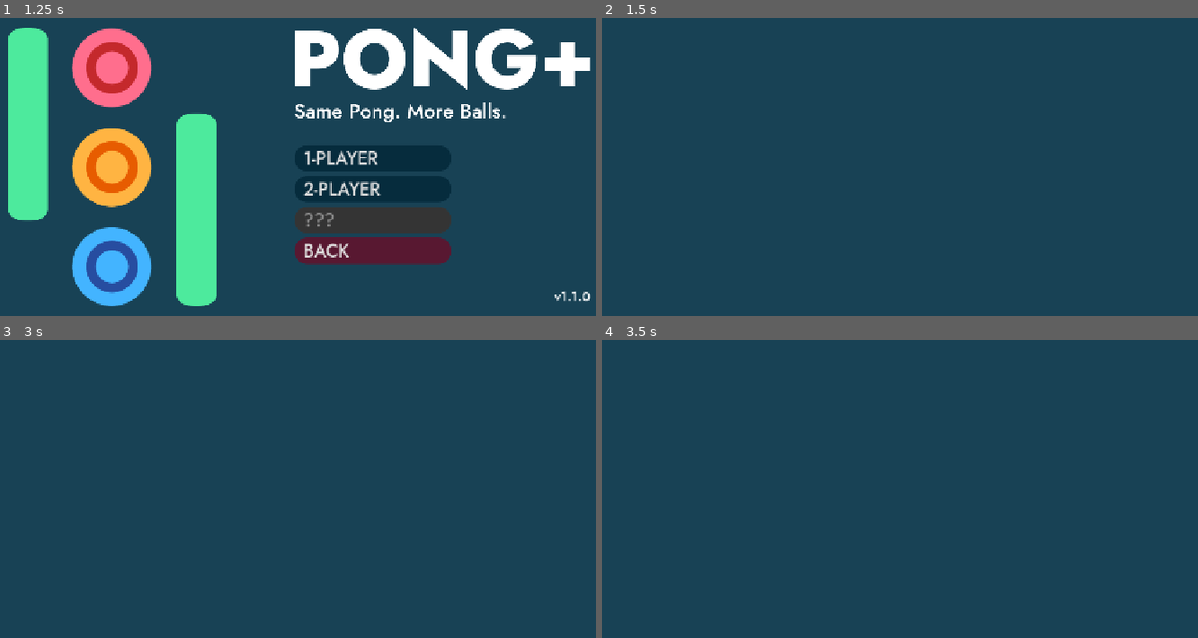
Above: before the commit, frames 1-4 (two rows, left to right).
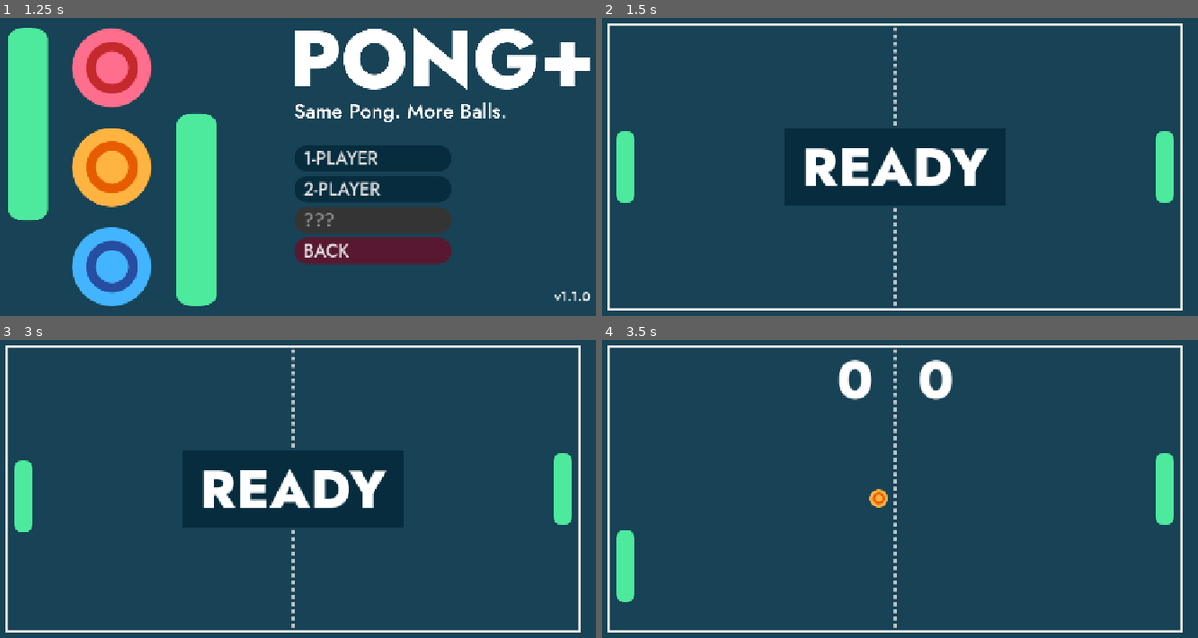
Above: after the commit, the same moments.

Repository: cf-Le3/pong-plus
Game: Godot game, scene res://main/main.tscn
Two runs of this game, one before a commit and one after it. Both use one fixed random seed, a clock stepped at 60 frames per second and the inputs below.
Inputs:
- Up to frame 1 (1.25 s): click "PLAY" at 0.5 s
- Up to frame 2 (1.5 s): click "1-PLAYER" at 1.25 s
- Up to frame 3 (3 s): tap Enter at 2 s; hold Right (ui_right) 2.03-2.78 s; hold Down (down_player2) 2.03-2.78 s; tap Space at 2.75 s; hold S (down_player1) from 2.78 s (still down); tap Down (down_player2) at 2.85 s
- Up to frame 4 (3.5 s): keep holding S (down_player1)

Frame 1 is identical in both runs. In frame 2, 6.7% of the frame differs, in the area x 0-98%, y 1-99%; in frame 3, 6.7%; in frame 4, 5.6%.
Error before the commit: Parse Error: Identifier "_on_game_ended" not declared in the current scope. (res://gameplay/session/session.gd:27)

Commit message:
Implement logic for Session scene buttons

Diff:
--- a/Pong Plus/gameplay/session/session.gd
+++ b/Pong Plus/gameplay/session/session.gd
@@ -50,12 +50,29 @@
 			get_tree().paused = false
 			_show_pause(false)
 
+func _on_resume_button_pressed() -> void:
+	get_tree().paused = false
+	_show_pause(false)
 
 func _show_pause(status: bool) -> void:
 	$%LabelContainer.visible = status
 	if $%LabelContainer.visible:
 		$%Label.text = TEXT_PAUSED
 	$%ButtonContainer.visible = status
+
+func _on_game_ended(player_1_won) -> void:
+	_show_end(true, player_1_won)
+	_can_pause = false
+	$EndGameSound.play()
+
+func _on_restart_button_pressed() -> void:
+	if get_tree().paused:
+		get_tree().paused = false
+		_show_pause(false)
+	else:
+		_show_end(false)
+	_game.queue_free()
+	_start_game()
 
 func _show_end(status: bool, player_1_won: bool = true) -> void:
 	$%LabelContainer.visible = status
@@ -75,3 +92,6 @@
 		$%ResumeButton.visible = false
 	else:
 		$%ResumeButton.visible = true
+
+func _on_exit_button_pressed() -> void:
+	session_closed.emit()
--- a/Pong Plus/gameplay/session/session.tscn
+++ b/Pong Plus/gameplay/session/session.tscn
@@ -99,4 +99,7 @@
 stream = ExtResource("7_b7cr8")
 bus = &"SFX"
 
+[connection signal="pressed" from="CanvasLayer/VBoxContainer/ButtonContainer/HBoxContainer/ResumeButton" to="." method="_on_resume_button_pressed"]
+[connection signal="pressed" from="CanvasLayer/VBoxContainer/ButtonContainer/HBoxContainer/RestartButton" to="." method="_on_restart_button_pressed"]
+[connection signal="pressed" from="CanvasLayer/VBoxContainer/ButtonContainer/HBoxContainer/ExitButton" to="." method="_on_exit_button_pressed"]
 [connection signal="timeout" from="StartGameTimer" to="." method="_on_start_game_timer_timeout"]
